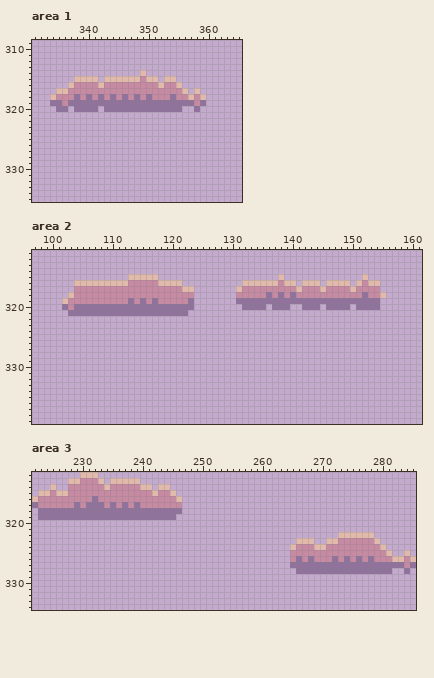
Two versions of one pixel-art file, art/site/clouds.aseprite. That is the earlier state.
384x576 pixels, 1 frame. Shown: area 1: x 331..365, y 309..335; area 2: x 97..161, y 311..339; area 3: x 222..285, y 312..334. The commit also changed other parts of the picture, which this record leaves out.
Now the later version:
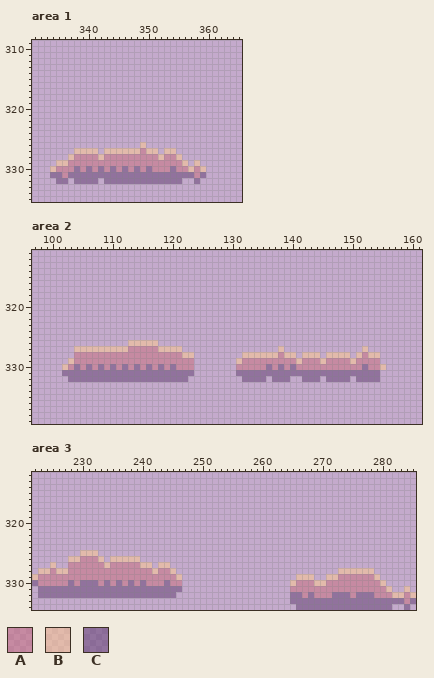
Palette (. is transparent): A #c76a7880  B #ffc98a80  C #5e3b6e80
Diff:
Changed rows in their new state; - is an unchanged pixel.
Area 1:
first column x 334:
314 ---------------.----------
315 ----....-.........-..-----
316 ---...................----
317 -......................-.-
318 ..........................
319 ..........................
320 -..-....-.............--.-
first column x 334:
326 ---------------B----------
327 ----BBBB-BBBBBBABB-BB-----
328 ---BAAAABAAAAAAAAABAAB----
329 -BBAAAAAAAAAAAAAAAAAAAB-B-
330 BAAACACACACACACACAAACAABAB
331 CCACCCCCCCCCCCCCCCCCCCCCAC
332 -CC-CCCC-CCCCCCCCCCCCC--C-
Area 2:
first column x 102:
315 -----------.....--------------------.-------------.---
316 --..................----------.........-...-....-....-
317 --....................-------........................-
318 -.....................-------.........................
319 ......................-------........................-
320 ......................--------....-...--...-....-....-
321 -....................---------------------------------
first column x 102:
326 -----------BBBBB--------------------------------------
327 --BBBBBBBBBAAAAABBBB----------------B-------------B---
328 --AAAAAAAAAAAAAAAAAABB--------BBBBBBABB-BBB-BBBB-BABB-
329 -BAAAAAAAAAAAAAAAAAAAA-------BAAAAAAAAABAAABAAAABAAAA-
330 BACACACACACACACACACAAA-------AAAAACACACAAAAAAAAAAACAAB
331 CCCCCCCCCCCCCCCCCCCCCC-------CCCCCCCCCCCCCCCCCCCCCCCC-
332 -CCCCCCCCCCCCCCCCCCCC---------CCCC-CCC--CCC-CCCC-CCCC-
Area 3:
first column x 222:
312 --------...-----------------------------------------------------
313 ------......-.....----------------------------------------------
314 ---.--..............-..-----------------------------------------
315 -.......................----------------------------------------
316 .........................---------------------------------------
317 .........................---------------------------------------
318 -........................---------------------------------------
319 -.......................----------------------------------------
322 ---------------------------------------------------......-------
323 --------------------------------------------...--.........------
324 -------------------------------------------................-----
325 --------BBB--------------------------------.................--.-
326 ------BBAAAB-BBBBB-------------------------.....................
327 ---B--AAAAAABAAAAABB-BB--------------------.....................
328 -BBABBAAAAAAAAAAAAAABAAB--------------------.......BBBBBB...--.-
329 BAAAAAAAAAAAAAAAAAAAAAAAB-------------------BBB--BBAAAAAAB------
330 CAAAAACACCCACACACACAAACAA------------------BAAABBAAAAAAAAAB-----
331 -CCCCCCCCCCCCCCCCCCCCCCCC------------------AAAAAAAAAAAAAAAAB--B-
332 -CCCCCCCCCCCCCCCCCCCCCCC-------------------CCACAAACCCACCCAAABBAB
333 -------------------------------------------CCCCCCCCCCCCCCCCCCCAC
334 --------------------------------------------CCCCCCCCCCCCCCCC--C-
